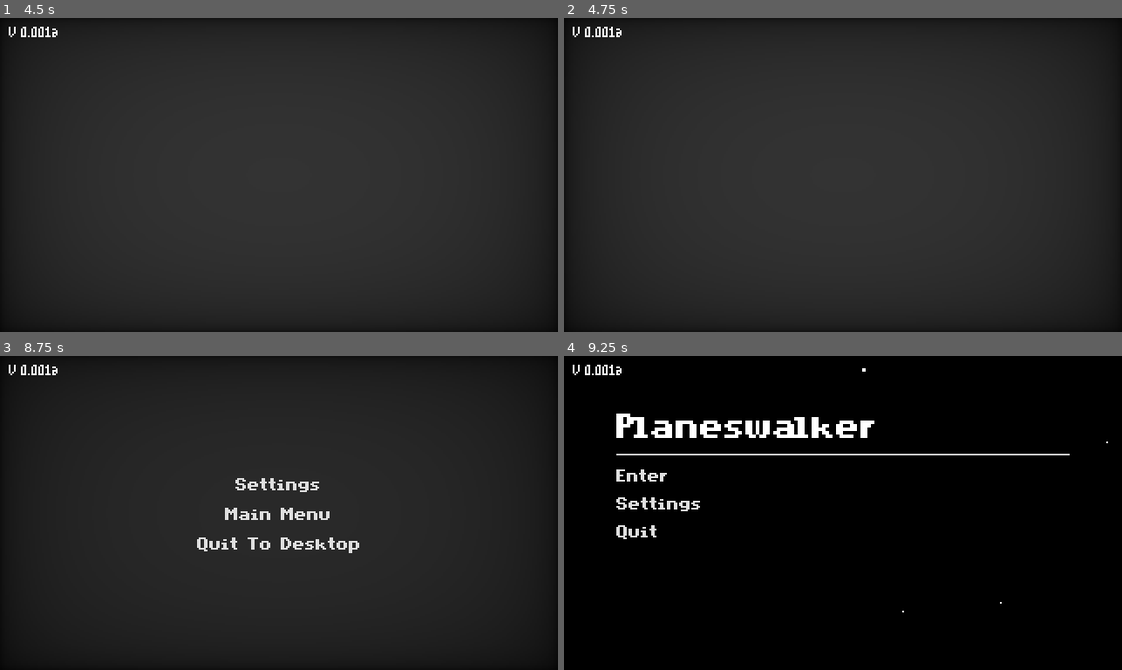
Above: before the commit, frames 1-4 (two rows, left to right).
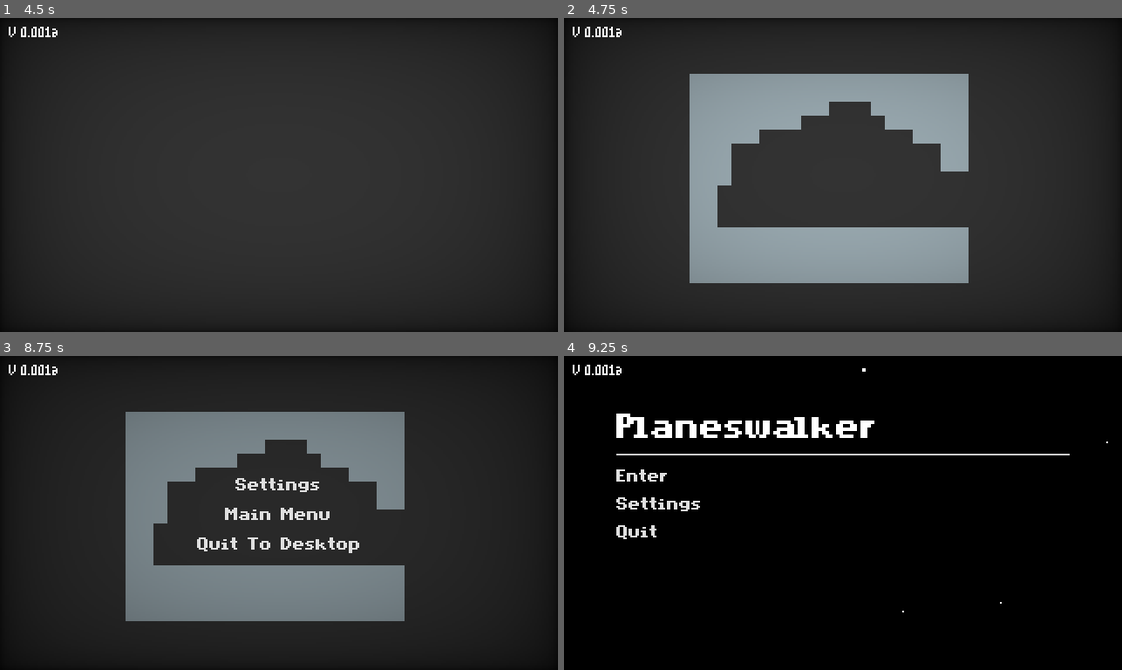
Above: after the commit, the same moments.

Repository: PromisedRain/Planeswalker
Game: Godot game, scene res://src/scenes/main.tscn
Same seed, same stepped clock (60 frames per second), same inputs: the game is played once before the commit and once after it.
Inputs (mouse positions are in pixels of both pictures, inside the frame that each line leads up to):
- Up to frame 1 (4.5 s): click "Enter" at 0.5 s; click "Play" at 1.25 s; click "Play" at 2 s; click "Empty" at 2.75 s; click (279, 146) at 3.5 s; click "Volume 1" at 4.25 s
- Up to frame 2 (4.75 s): no input
- Up to frame 3 (8.75 s): tap Enter at 5, 6.5, 8 s; hold Z (climb) 5.03-5.78 s; hold D (right) 5.03-6.53 s; tap Space (jump) at 5.27, 5.75, 6.02, 7.25, 7.52, 8.27 s; tap X (dash) at 5.85, 8.1 s; hold A (left) 6.53-7.28 s; hold E (interact) 6.53-7.28 s; hold D (right) from 7.28 s (still down); tap Z (climb) at 7.35 s; tap Escape (pause) at 8.65 s
- Up to frame 4 (9.25 s): release D (right) at 8.75 s; click "Main Menu" at 8.75 s

Frame 1 is identical in both runs. In frame 2, 20% of the frame differs, in the area x 22-73%, y 17-85%; in frame 3, 20%; in frame 4, nothing differs.

Commit message:
gotta fix scenequeueing fast

Diff:
--- a/src/gui/pauseMenu/pauseMenu.gd
+++ b/src/gui/pauseMenu/pauseMenu.gd
@@ -11,9 +11,13 @@
 
 
 func _on_main_menu_button_pressed():
+	LevelManager.reset_scene_loading_state()
+	LevelManager.free_volume_instance()
+
+	GlobalManager.canPause = false
+
 	UiManager.instance_main_menu()
 	UiManager.open_pause_menu(false)
-	LevelManager.free_volume_instance()
 
 func _on_quit_to_desktop_button_pressed():
 	get_tree().quit()
--- a/src/gui/volumeSelection/volumeSelection.gd
+++ b/src/gui/volumeSelection/volumeSelection.gd
@@ -16,4 +16,5 @@
 func _on_volume_1_button_pressed():
 	UiManager.free_main_menu()
 	#Input.mouse_mode = Input.MOUSE_MODE_CONFINED_HIDDEN
+	GlobalManager.canPause = true
 	SignalManager.signal_choosing_volume(SignalManager.Volumes.volume1)
--- a/src/scenes/levels/room.gd
+++ b/src/scenes/levels/room.gd
@@ -29,7 +29,7 @@
 		door.playerEntered.connect(room_entered)
 
 	calculate_room_bounds()
-	print("room bounds: ", minX, minY, maxX, maxY)
+	#print("room bounds: ", minX, minY, maxX, maxY)
 
 func room_entered() -> void:
 	pass
--- a/src/scenes/levels/volume1.tscn
+++ b/src/scenes/levels/volume1.tscn
@@ -28,3 +28,6 @@
 
 [node name="CanvasModulate" type="CanvasModulate" parent="."]
 metadata/_edit_lock_ = true
+
+[node name="Camera2D" type="Camera2D" parent="."]
+position = Vector2(88, -62)
--- a/src/scenes/managers/globalManager.gd
+++ b/src/scenes/managers/globalManager.gd
@@ -1,3 +1,4 @@
 extends Node
 
 var noCutscene: bool = true
+var canPause: bool = false
--- a/src/scenes/managers/levelManager.gd
+++ b/src/scenes/managers/levelManager.gd
@@ -17,10 +17,9 @@
 var currentRoomPath: String
 var currentRoomPosition: Vector2
 
-var loadTimer: Timer
-var loadInProgress: bool = false
-var loadQueue: Array[Node] = []
-
+var sceneLoadTimer: Timer
+var sceneLoadInProgress: bool = false
+var sceneLoadQueue: Array[Dictionary] = []
 var sceneCache: Dictionary = {}
 var sceneCacheOrder: Array[String] = []
 
@@ -40,6 +39,8 @@
 signal fileStartedLoading(fileName: String)
 signal fileFinishedLoading(file: Node, parent: Node, path: String)
 
+signal loadNextSceneQueue
+
 func _ready() -> void:
 	SignalManager.chosenVolume.connect(change_volume) # from volumeSelection
 
@@ -47,12 +48,15 @@
 	filePathInvalid.connect(on_file_path_invalid)
 	fileStartedLoading.connect(on_file_started_loading)
 	fileFinishedLoading.connect(on_file_finished_loading)
+	loadNextSceneQueue.connect(on_load_next_scene_queue)
+
+	if !sceneLoadInProgress && sceneLoadQueue.size() > 0:
+		on_load_next_scene_queue()
 
 func change_volume(volume: Volumes) -> void:
 	change_current_volume(volume)
 
 func change_current_volume(volume: Volumes) -> void:
-	#var volumePath: String = get_volume_path(volume)
 	var volumesPath: String = volumePath
 	var volumeName: String = get_volume_name(volume)
 	var volumeParent: Node2D = volumesParent
@@ -72,20 +76,37 @@
 
 #loading of scenes
 func load_room(_roomName: String, _roomParent: Node) -> bool:
-	if loadInProgress:
-		push_warning("[levelManager] Loading in progress")
-		return false
-
+	#if sceneLoadInProgress:
+	#	load_scene(_roomName, roomsPath, _roomParent)
+	#	return false
 	load_scene(_roomName, roomsPath, _roomParent)
 	return true
 
 func load_volume(_volumeName: String, _volumePath: String, _volumeParent: Node) -> bool:
-	if loadInProgress:
-		push_warning("[levelManager] Loading in progress")
-		return false
-
+	#if sceneLoadInProgress:
+	#	load_scene(_volumeName, _volumePath, _volumeParent)
+	#	return false
 	load_scene(_volumeName, _volumePath, _volumeParent)
 	return true
+
+func add_to_scene_load_queue(fileName: String, filePath: String, fileParent: Node) -> void:
+	var sceneInfo: Dictionary = {
+		"file_name": fileName,
+		"file_path": filePath,
+		"file_parent": fileParent
+	}
+	sceneLoadQueue.append(sceneInfo)
+
+func on_load_next_scene_queue() -> void:
+	if sceneLoadQueue.size() == 0:
+		return
+
+	var nextSceneInfo: Dictionary = sceneLoadQueue.pop_front()
+	var fileName: String = nextSceneInfo["file_name"]
+	var filePath: String = nextSceneInfo["file_path"]
+	var fileParent: Node = nextSceneInfo["file_parent"]
+
+	load_scene(fileName, filePath, fileParent)
 
 func cache_scene(filePath: String, scene: PackedScene) -> void:
 	if sceneCache.size() >= maxSceneCacheSize:
@@ -100,7 +121,23 @@
 	sceneCacheOrder.clear()
 	print("[levelManager] Cleared scene cache")
 
+func reset_scene_loading_state() -> void:
+	clear_scene_cache()
+	if sceneLoadInProgress:
+		sceneLoadInProgress = false
+		sceneLoadQueue.clear()
+	else:
+		sceneLoadQueue.clear()
+
 func load_scene(fileName: String, filePath: String, fileParent: Node) -> void:
+	if sceneLoadInProgress:
+		printerr("[levelManager] Load currently in progress, adding '%s' to queue" % fileName)
+		add_to_scene_load_queue(fileName, filePath, fileParent)
+		#sceneLoadInProgress = false
+		return
+
+	print("fileParent Type: ", typeof(fileParent))
+
 	fileStartedLoading.emit(fileName)
 	var dir: DirAccess = SaveManager.verify_and_open_dir(filePath)
 
@@ -110,10 +147,11 @@
 		return
 
 	var cachedScene: PackedScene = get_cached_scene(fullFilePath)
-	if cachedScene:
+	if cachedScene != null:
 		print("[levelManager] Loaded from cache: %s" % fullFilePath)
-		#loadInProgress = false #TODO eventually have loadInProgress = false sets at the penultimate line before return. implement sceneQueueing for this
 		fileParent.add_child(cachedScene.instantiate())
+		sceneLoadInProgress = false #TODO eventually have sceneLoadInProgress = false sets at the penultimate line before return. implement sceneQueueing for this
+
 		return
 
 	var loader = ResourceLoader.load_threaded_request(fullFilePath)
@@ -121,52 +159,53 @@
 		filePathInvalid.emit(fullFilePath)
 		return
 
-	loadTimer = Timer.new()
-	loadTimer.wait_time = 0.1
-	loadTimer.timeout.connect(monitor_load_progress.bind(fullFilePath, fileParent))
-
-	get_tree().root.add_child(loadTimer)
-	loadTimer.start()
-
-func monitor_load_progress(filePath: String, fileParent: Node) -> void:
+	sceneLoadTimer = Timer.new()
+	sceneLoadTimer.wait_time = 0.1
+	sceneLoadTimer.timeout.connect(monitor_scene_load_progress.bind(fullFilePath, fileParent))
+
+	get_tree().root.add_child(sceneLoadTimer)
+	sceneLoadTimer.start()
+
+func monitor_scene_load_progress(filePath: String, fileParent: Node) -> void:
 	var progress: Array = []
 	var loadStatus = ResourceLoader.load_threaded_get_status(filePath, progress)
 
 	match loadStatus:
 		ResourceLoader.THREAD_LOAD_INVALID_RESOURCE:
 			filePathInvalid.emit(filePath)
-			loadTimer.stop()
+			sceneLoadTimer.stop()
 			return
 		ResourceLoader.THREAD_LOAD_IN_PROGRESS:
-			print("[levelManager] thread in progress: %s%% " % progress) #TODO make it instantiate loadbar and shit in UiManager
+			print("[levelManager] thread in progress: %s%% " % str(progress)) #TODO make it instantiate loadbar and shit in UiManager
 		ResourceLoader.THREAD_LOAD_FAILED:
 			filePathFailedLoad.emit(filePath)
-			loadTimer.stop()
+			sceneLoadTimer.stop()
 			return
 		ResourceLoader.THREAD_LOAD_LOADED:
-			loadTimer.stop()
-			loadTimer.queue_free()
+			sceneLoadTimer.stop()
+			sceneLoadTimer.queue_free()
 			fileFinishedLoading.emit(ResourceLoader.load_threaded_get(filePath), fileParent, filePath)
 			return
 
 func on_file_finished_loading(incomingFile: PackedScene, fileParent: Node, filePath: String) -> void:
 	print("[levelManager] Finished loading '%s'" % incomingFile.get_name().to_lower())
-	#sceneCache[filePath] = incomingFile
 	cache_scene(filePath, incomingFile)
 
-	loadInProgress = false
 	fileParent.add_child(incomingFile.instantiate())
+	sceneLoadInProgress = false
+	loadNextSceneQueue.emit()
 
 func on_file_started_loading(fileName) -> void:
 	print("[levelManager] Started loading '%s'" % fileName)
-
-	loadInProgress = true
+	sceneLoadInProgress = true
 
 func on_file_path_failed_load(path: String) -> void:
-	print("[levelManager] Failed to load '%s'" % path)
+	printerr("[levelManager] Failed to load '%s'" % path)
+	sceneLoadInProgress = false
 
 func on_file_path_invalid(path: String) -> void:
-	print("[levelManager] Cannot open non-existent file at: %s" % path)
+	printerr("[levelManager] Cannot open non-existent file at: %s" % path)
+	sceneLoadInProgress = false
 
 #getters
 func get_player_instance() -> Player:
--- a/src/scenes/managers/uiManager.gd
+++ b/src/scenes/managers/uiManager.gd
@@ -97,11 +97,11 @@
 #getters
 var canPause: bool:
 	get:
-		return check_if_main_screen()
+		return GlobalManager.canPause
 
 var canDebug: bool:
 	get:
-		return check_if_main_screen()
+		return true #check_if_main_screen()
 
 func check_if_main_screen() -> bool:
 	if main.get_node("Volume").get_children().size() > 0: #checks if a volume is instantiated
